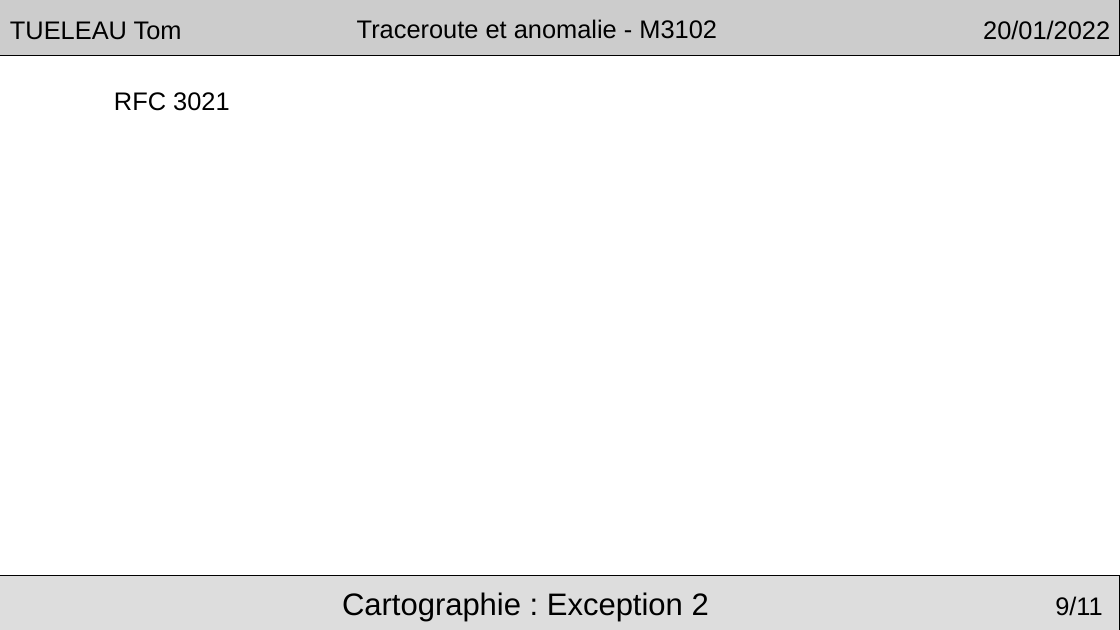
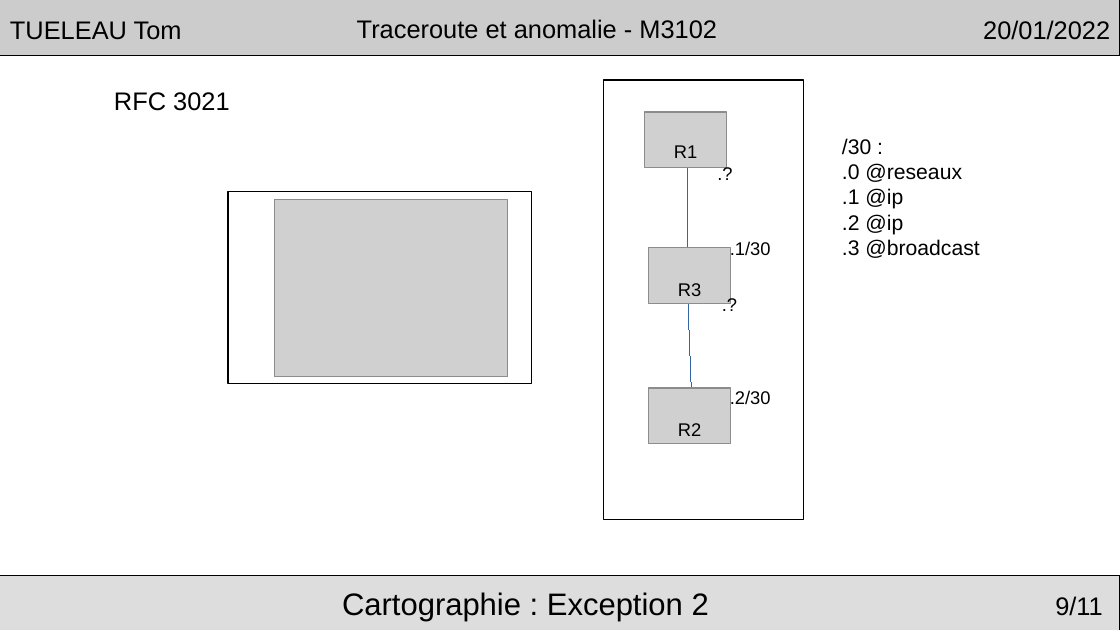
Before and after one commit to Arakio34/tomtraceroute, a slide deck: slide 9 of rfc/presentationM3102.odp. Drawn at 1120x630 pixels with LibreOffice and Linux fonts; fonts in the diff are those of the drawing; grey boxes stand for pictures; background and template pictures are left out. Boxes give left, top, right and bottom in pixels: in the first picture for what was removed or moved away, otherwise in the second. Text is boxed around its words. In the diff, an @@ line names an element or a change of style, - is before the commit and + after.

```diff
--- a/rfc/presentationM3102.odp
+++ b/rfc/presentationM3102.odp
@@ rectangle added at <box>604,80,804,520</box>, outline #000000 0.79 pt @@
@@ picture added at <box>644,112,727,168</box> @@
@@ text added at <box>674,145,697,158</box>, 13 pt, text #000000 @@
+R1
@@ text added at <box>842,138,979,258</box>, 15 pt, text #000000 @@
+/30 :
+.0 @reseaux
+.1 @ip
+.2 @ip
+.3 @broadcast
@@ line added from (688, 160) to (688, 296), #3465A4 0 pt @@
@@ text added at <box>707,158,788,225</box>, 13 pt, text #000000 @@
+.?
@@ rectangle added at <box>228,192,532,384</box>, outline #000000 0.79 pt @@
@@ picture added at <box>274,200,508,377</box> @@
@@ picture added at <box>648,248,731,304</box> @@
@@ text added at <box>730,241,771,259</box>, 13 pt, text #000000 @@
+.1/30
@@ text added at <box>678,283,701,296</box>, 13 pt, text #000000 @@
+R3
@@ line added from (688, 296) to (692, 400), #3465A4 0 pt @@
@@ text added at <box>712,288,793,355</box>, 13 pt, text #000000 @@
+.?
@@ picture added at <box>648,388,731,444</box> @@
@@ text added at <box>730,390,771,408</box>, 13 pt, text #000000 @@
+.2/30
@@ text added at <box>678,423,701,436</box>, 13 pt, text #000000 @@
+R2
```
Also in this commit, not shown: 5 other slides changed, 1 slide added, 1 slide removed, 2 other files.
